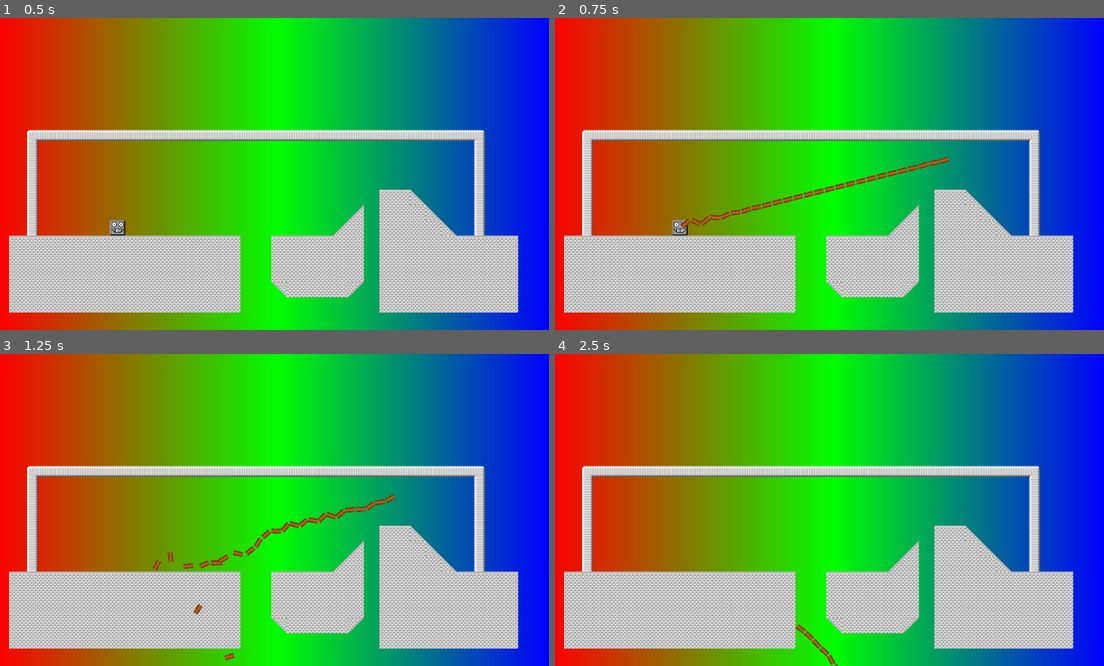
Above: before the commit, frames 1-4 (two rows, left to right).
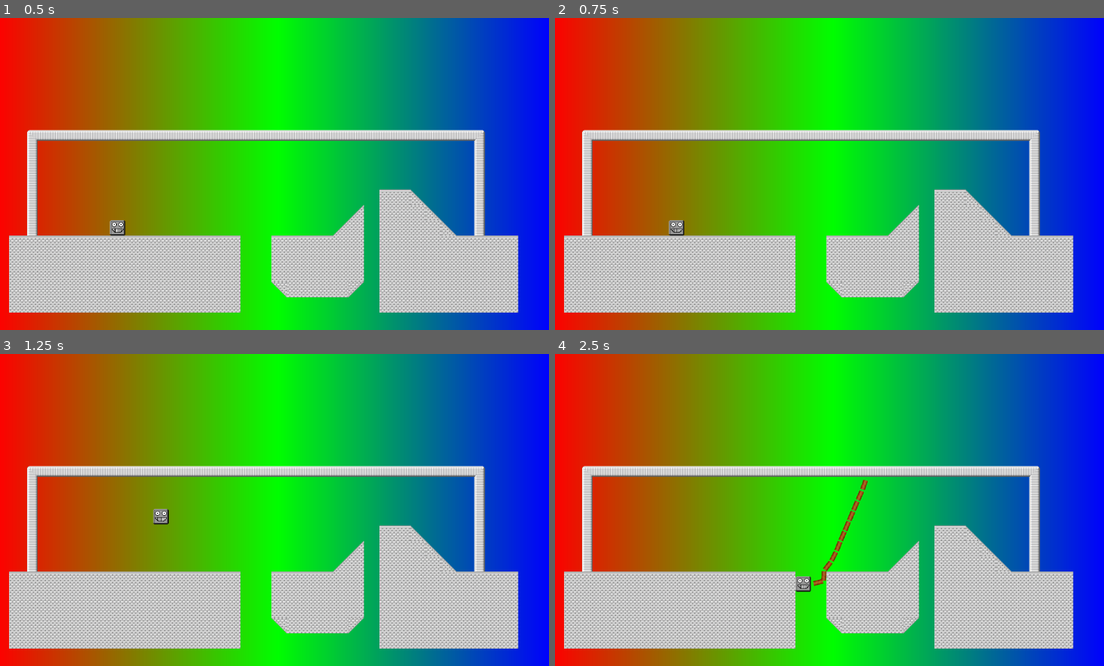
Above: after the commit, the same moments.

Repository: DedFishy/gmtk2025
Game: Godot game, scene res://common.tscn
Two runs of this game, one before a commit and one after it. Both use one fixed random seed, a clock stepped at 60 frames per second and the inputs below.
Inputs (mouse positions are in pixels of both pictures, inside the frame that each line leads up to):
- Up to frame 1 (0.5 s): no input
- Up to frame 2 (0.75 s): move the mouse to (950, 158) at 0.52 s; hold D (right) from 0.53 s (still down); click (950, 158) at 0.6 s
- Up to frame 3 (1.25 s): keep holding D (right); tap W (jump) at 0.77 s
- Up to frame 4 (2.5 s): move the mouse to (714, 525) at 1.27 s; right-click (714, 525) at 1.35 s; tap W (jump) at 1.52 s; click (714, 525) at 1.55 s; move the mouse to (884, 441) at 2.02 s; release D (right) at 2.03 s; hold A (left) from 2.03 s (still down); click (884, 441) at 2.1 s

Frame 1 is identical in both runs. In frame 2, 0.9% of the frame differs, in the area x 20-72%, y 44-70%; in frame 3, 0.9%, in the area x 27-73%, y 44-99%; in frame 4, 0.6%.

Commit message:
Finished hook

Diff:
--- a/Scripts/GrappleHookGen.gd
+++ b/Scripts/GrappleHookGen.gd
@@ -3,6 +3,7 @@
 const scaleFactor = Vector2(2.5, 2.5)
 const defaultSpriteSize = Vector2(8, 4)
 const spawnOffset = 20
+const timePerSegment = .025
 var segments = Array()
 var joints = Array()
 
@@ -27,6 +28,11 @@
 		segments[i].gravity_scale = .2
 		segments[i].linear_damp = 9.0
 		segments[i].angular_damp = 9.0
+		var timer = get_tree().create_timer(timePerSegment * i)
+		timer.timeout.connect(func():
+			if i >= 0 and i < segments.size() and is_instance_valid(segments[i]):
+				segments[i].modulate.a = 1
+		)
 
 
 	for i in range(0, numSegments-1):
@@ -34,6 +40,8 @@
 		joint.node_a = segments[i].get_path()
 		joint.node_b = segments[i+1].get_path()
 		joint.position = Vector2((segments[i].position.x + segmentSize.x/2), (segments[i].position.y + segmentSize.y/2))
+		joint.bias = 1.0
+		joint.softness = .5
 		joint.rotate(angle)
 		joints.append(joint)
 		add_child(joints[i])
@@ -47,6 +55,10 @@
 
 	var startingJoint = PinJoint2D.new()
 	var endingJoint = PinJoint2D.new()
+	startingJoint.bias = 1.0
+	endingJoint.bias = 1.0
+	startingJoint.softness = .5
+	endingJoint.softness = .5
 	joints.append(startingJoint)
 	joints.append(endingJoint)
 	startingJoint.node_a = startingNode.get_path()
@@ -61,6 +73,7 @@
 	add_child(startingJoint)
 	add_child(endingJoint)
 
+
 func getAverageDistenceBetweenSegments():
 	var sum = 0
 	var number = 0
@@ -68,8 +81,6 @@
 		sum += segments[i].position.distance_to(segments[i+1].position)
 		number+=1
 	return sum / number
-
-
 
 func getEndPointPose():
 	return _endingPoint
@@ -90,6 +101,7 @@
 	sprite.apply_scale(scaleFactor)
 	shape.size = spriteSize
 	collider.shape = shape
+	segment.modulate.a = 0
 	return segment
 
 func hookExists():
--- a/Scripts/PlayerController.gd
+++ b/Scripts/PlayerController.gd
@@ -11,11 +11,10 @@
 const velocity_dampen = 1;
 
 const max_grapple_distence = 500
-
+const min_grapple_distence = 150
 const maxSwingSpeed = 800
 const angulerAccelleration = 3
 var currentAngleSpeed = 0
-
 
 var hookLength = 0
 var lastSwingPose = Vector2()
@@ -64,10 +63,18 @@
 			position = endPoint + dir * ropeLength
 
 		var angle = poseDelta.angle()
+		var direction = Vector2(cos(angle), sin(angle)).normalized()
+		print(can_swing_to(direction, 1))
 		var gravityForce = -sin(angle - PI/2) * gravity / ropeLength / 1.5
 		currentAngleSpeed = min(currentAngleSpeed + angulerAccelleration * delta, maxSwingSpeed / ropeLength)
-		var delta_angle = -horizontal_input * currentAngleSpeed * delta
-		delta_angle += gravityForce * delta
+		var delta_angle = 0.0
+		var canSwing = can_swing_to(direction, 1)
+		if canSwing:
+			delta_angle = -horizontal_input * currentAngleSpeed * delta
+		elif horizontal_input == 0:
+			delta_angle += gravityForce * delta
+		if canSwing:
+			delta_angle += gravityForce * delta
 		angle += delta_angle
 		var new_offset = Vector2(cos(angle), sin(angle)) * ropeLength
 		lastSwingPose = position
@@ -79,7 +86,6 @@
 		velocity = translationalMag * dir
 		hookLength = 0
 	move_and_slide()
-
 	shoot_grapple()
 
 func do_jump_raycast() -> bool:
@@ -94,21 +100,39 @@
 	# Add manual hook delete button or maybe a time out, probably just make the last one clear when new one maid, or maybe even spawn allow for more then one hook
 	if Input.is_action_just_pressed("ShootHook") and not GrappleHookGen.hookExists():
 		var landedPose = do_grapple_raycast()
-		GrappleHookGen.generateHook(self, landedPose)
+		if(typeof(landedPose) == TYPE_VECTOR2):
+			GrappleHookGen.generateHook(self, landedPose)
 	elif Input.is_action_just_pressed("DeleteHook"):
 		GrappleHookGen.deleteHook()
 
-
-func do_grapple_raycast() -> Vector2:
+func do_grapple_raycast():
 	var space_state = get_world_2d().direct_space_state
-
 	var query = PhysicsRayQueryParameters2D.new()
 	query.from = position
 	var mousePose = get_global_mouse_position()
+	var delta = (mousePose - position).length()
 	query.to = mousePose
 	query.collide_with_areas = false
 	var result = space_state.intersect_ray(query)
 	if result:
-		return result.position
+		if delta < min_grapple_distence:
+			return null
+		else:
+			return result.position
 	else:
-		return mousePose
+		return null
+
+func can_swing_to(direction: Vector2, distance: float) -> bool:
+	print("testing")
+	var test_motion = direction.normalized() * distance
+	var testSubject = CharacterBody2D.new()
+	var collider = CollisionShape2D.new()
+	var body = RectangleShape2D.new()
+	body.size = Vector2(32, 32)
+	collider.shape = body
+	testSubject.add_child(collider)
+	testSubject.position = position
+	testSubject.velocity = test_motion
+	var collision = move_and_collide(testSubject.velocity)
+	testSubject.queue_free()
+	return collision == null
Not shown: 1 places in common.tscn that only renumber resources
